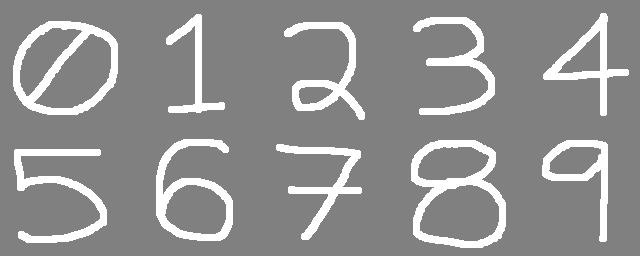
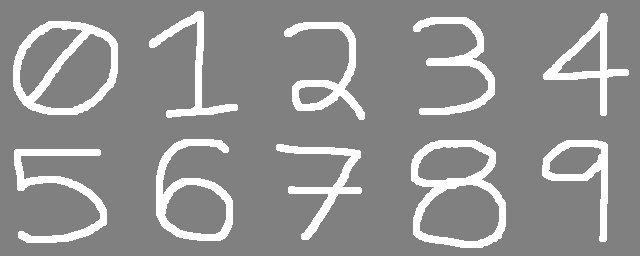
Layer changes from the first 640 x 256 image to the second:
painted on "Layer #1" over 149, 11, 238, 118
